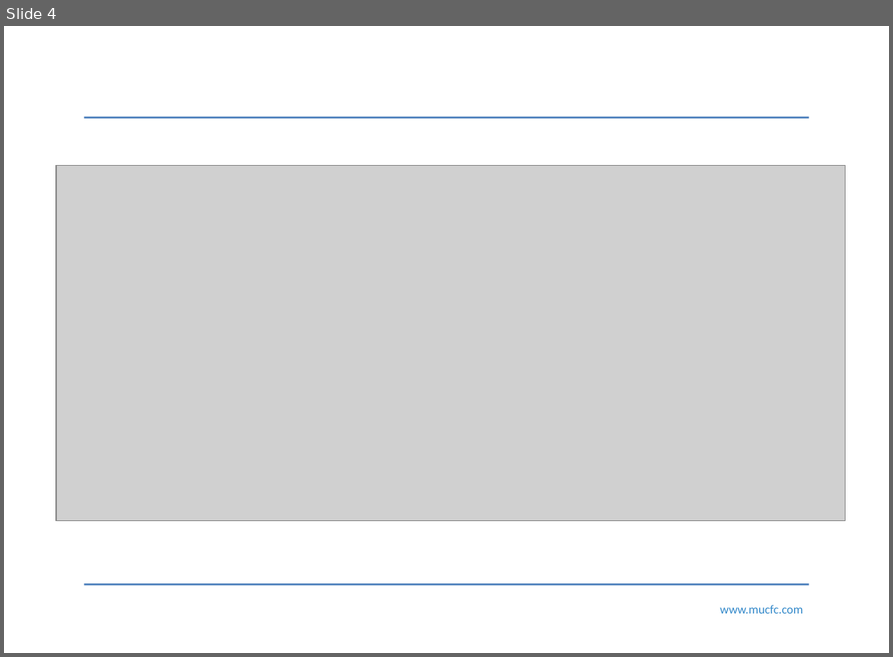
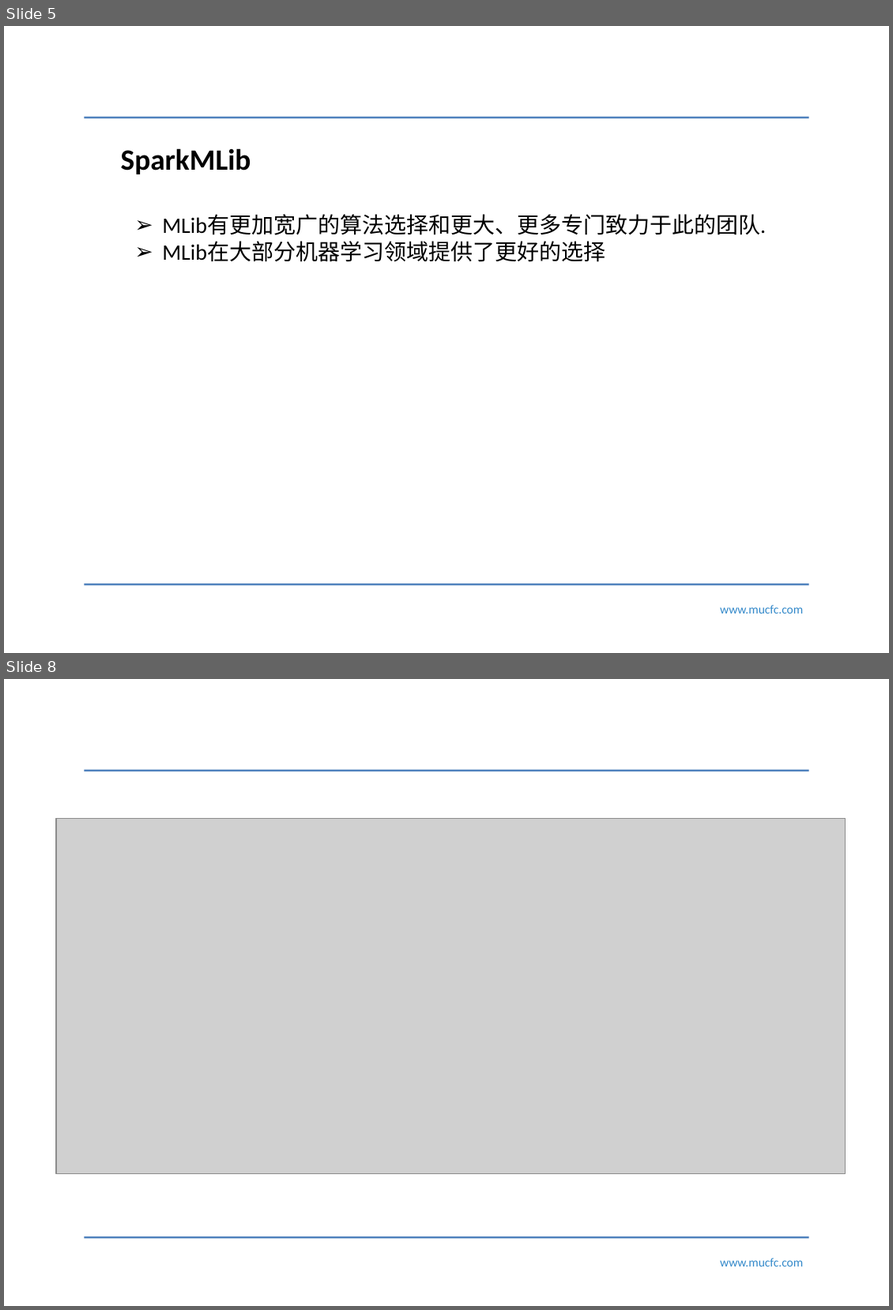
Before and after one commit to narutolzj/myMachineLearningNotes, a slide deck: 李梓钧.pptx. Shown one above the other, each under a label of ours: slide 4 before the commit, slides 5 and 8 after it; the slides between them are not shown. The pictures are 893x657 and 893x1310 pixels, drawn with LibreOffice and Linux fonts; fonts in the diff are those of the drawing; grey boxes stand for pictures; background and template pictures are left out. Boxes give left, top, right and bottom in pixels: in the first picture for what was removed or moved away, otherwise in the second. Text is boxed around its words. In the diff, an @@ line names an element or a change of style, - is before the commit and + after.

```diff
--- a/李梓钧.pptx
+++ b/李梓钧.pptx
@@ slide 5 added at [4, 26, 889, 653], background #FFFFFF; not listed: 3 template elements that a slide beside it also shows @@
@@ text added at [121, 148, 251, 175], 24 pt, text #000000, bold @@
+SparkMLib
@@ text added at [162, 215, 766, 262], 18 pt, text #000000 @@
+➢ MLib有更加宽广的算法选择和更大、更多专门致力于此的团队.
+➢ MLib在大部分机器学习领域提供了更好的选择
@@ what was slide 4 is now slide 8 @@
```
Also in this commit, not shown: 1 slide changed, 5 other slides added, 2 slides removed, 4 other files.
